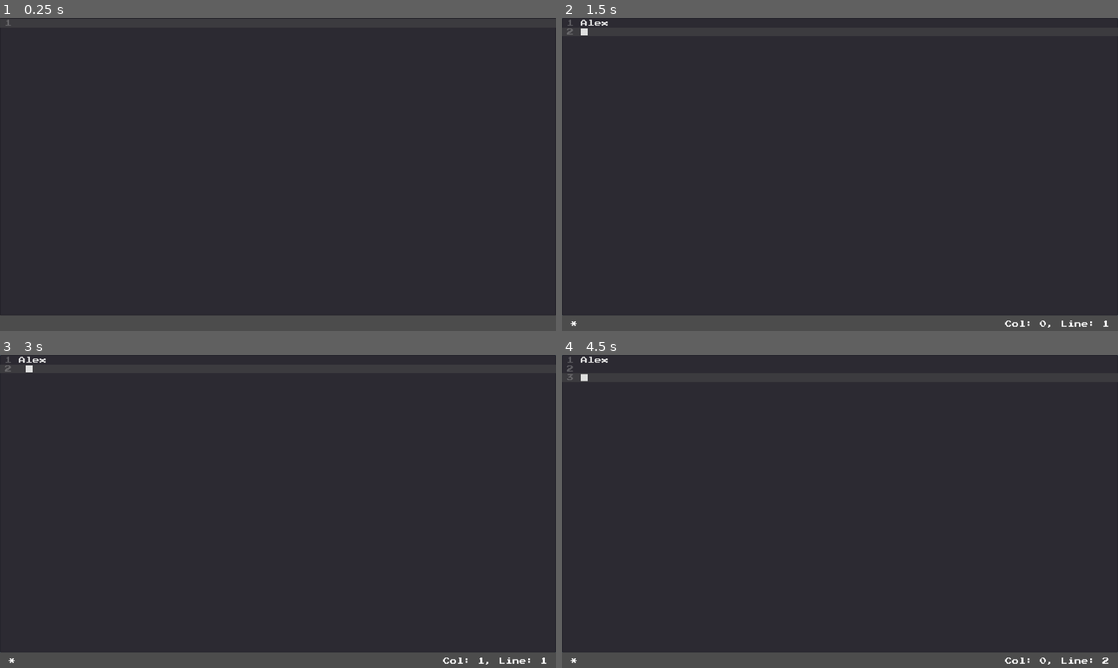
Above: before the commit, frames 1-4 (two rows, left to right).
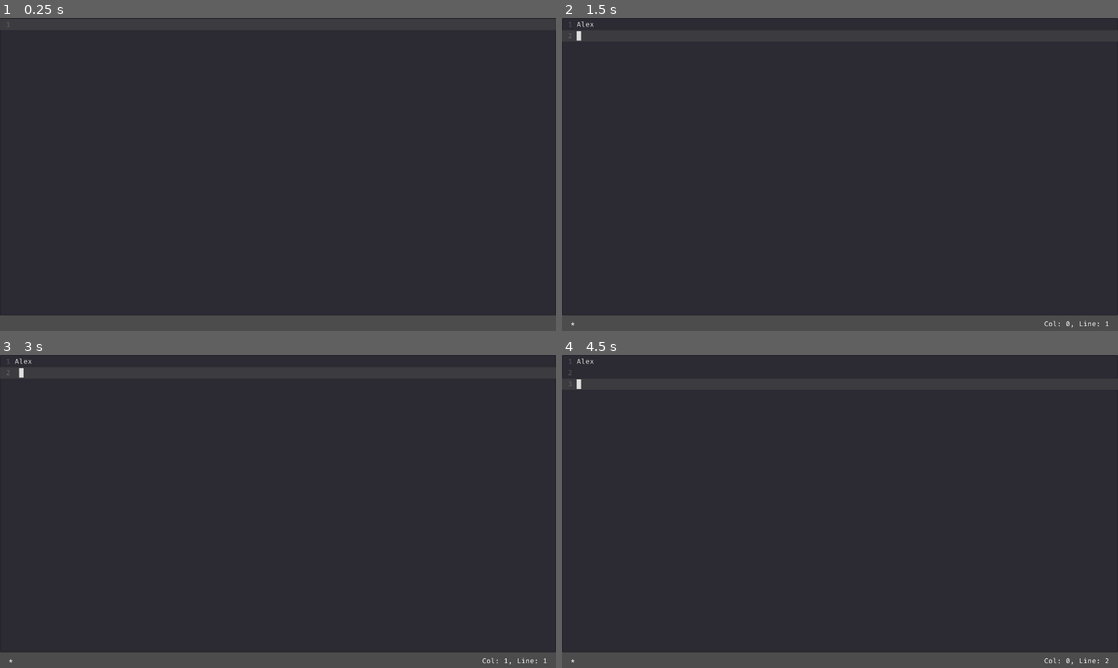
Above: after the commit, the same moments.

Repository: DeybisMelendez/ScriptEditor
Game: Godot game, scene res://Main.tscn
The game is run twice, just before and just after one commit, with the same random seed, the same clock (stepped at 60 frames per second) and the same inputs.
Inputs (mouse positions are in pixels of both pictures, inside the frame that each line leads up to):
- Up to frame 1 (0.25 s): no input
- Up to frame 2 (1.5 s): click (840, 168) at 0.52 s; type "Alex" at 0.6 s; tap Enter at 1.25 s
- Up to frame 3 (3 s): tap Space at 2.75 s
- Up to frame 4 (4.5 s): tap Enter at 4.25 s

The runs differ from the first frame. In frame 1, less than 0.1% of the frame differs, in the area x 1-2%, y 0-3%; in frame 2, 0.3%; in frame 3, 0.3%; in frame 4, 0.3%, in the area x 0-99%, y 0-99%.

Commit message:
segundo avance

Diff:
--- a/Main.gd
+++ b/Main.gd
@@ -107,3 +107,6 @@
 			Editor.get_font("font").size +=1
 		elif event.is_action_pressed("resize_down"):
 			Editor.get_font("font").size -=1
+		elif event.is_action_pressed("comments"):
+			var begin = Editor.get_selection_from_line()
+			var end = Editor.get_selection_from_to_line()
--- a/Main.tscn
+++ b/Main.tscn
@@ -1,14 +1,9 @@
-[gd_scene load_steps=6 format=2]
+[gd_scene load_steps=5 format=2]
 
 [ext_resource path="res://Main.gd" type="Script" id=1]
 [ext_resource path="res://TextEdit.tscn" type="PackedScene" id=2]
-[ext_resource path="res://fonts/PressStart2P.ttf" type="DynamicFontData" id=3]
+[ext_resource path="res://fonts/Code.tres" type="DynamicFont" id=3]
 [ext_resource path="res://theme.tres" type="Theme" id=4]
-
-[sub_resource type="DynamicFont" id=1]
-use_mipmaps = true
-use_filter = true
-font_data = ExtResource( 3 )
 
 [node name="Main" type="Control"]
 anchor_right = 1.0
@@ -40,10 +35,10 @@
 
 [node name="FileLabel" type="Label" parent="VBoxContainer/ToolBar/HBoxContainer"]
 margin_left = 20.0
-margin_top = 8.0
+margin_top = 5.0
 margin_right = 20.0
-margin_bottom = 24.0
-custom_fonts/font = SubResource( 1 )
+margin_bottom = 27.0
+custom_fonts/font = ExtResource( 3 )
 
 [node name="HBoxContainer2" type="HBoxContainer" parent="VBoxContainer/ToolBar"]
 margin_left = 24.0
@@ -54,10 +49,10 @@
 
 [node name="TextLabel" type="Label" parent="VBoxContainer/ToolBar/HBoxContainer2"]
 margin_left = 1236.0
-margin_top = 8.0
+margin_top = 5.0
 margin_right = 1236.0
-margin_bottom = 24.0
-custom_fonts/font = SubResource( 1 )
+margin_bottom = 27.0
+custom_fonts/font = ExtResource( 3 )
 
 [node name="MarginContainer2" type="MarginContainer" parent="VBoxContainer/ToolBar/HBoxContainer2"]
 margin_left = 1240.0
--- a/fonts/Code.tres
+++ b/fonts/Code.tres
@@ -1,6 +1,6 @@
 [gd_resource type="DynamicFont" load_steps=2 format=2]
 
-[ext_resource path="res://fonts/PressStart2P.ttf" type="DynamicFontData" id=1]
+[ext_resource path="res://fonts/Fira Code_regular.ttf" type="DynamicFontData" id=1]
 
 [resource]
 use_mipmaps = true
--- a/project.godot
+++ b/project.godot
@@ -56,6 +56,11 @@
 "events": [ Object(InputEventKey,"resource_local_to_scene":false,"resource_name":"","device":0,"alt":false,"shift":false,"control":true,"meta":false,"command":true,"pressed":false,"scancode":78,"unicode":0,"echo":false,"script":null)
  ]
 }
+comments={
+"deadzone": 0.5,
+"events": [ Object(InputEventKey,"resource_local_to_scene":false,"resource_name":"","device":0,"alt":false,"shift":false,"control":true,"meta":false,"command":true,"pressed":false,"scancode":75,"unicode":0,"echo":false,"script":null)
+ ]
+}
 
 [rendering]
 
--- a/theme.tres
+++ b/theme.tres
@@ -1,6 +1,6 @@
 [gd_resource type="Theme" load_steps=3 format=2]
 
-[ext_resource path="res://fonts/PressStart2P.ttf" type="DynamicFontData" id=1]
+[ext_resource path="res://fonts/Fira Code_regular.ttf" type="DynamicFontData" id=1]
 
 [sub_resource type="DynamicFont" id=1]
 use_mipmaps = true
Binary file added: fonts/Anonymous Pro_regular.ttf
Binary file added: fonts/Fira Code_regular.ttf
Binary file added: fonts/Hack-Regular.ttf
Binary file added: fonts/Inconsolata_regular.ttf
Binary file removed: fonts/Retro Gaming.ttf
Not shown, changed: sintax/lua.yaml
Not shown, removed: sintax/lua.yaml~
